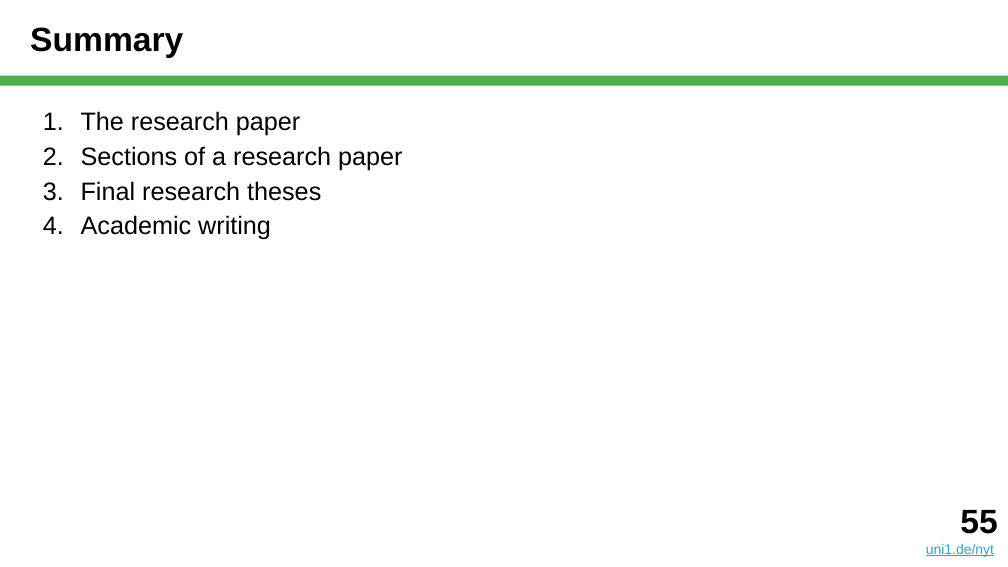
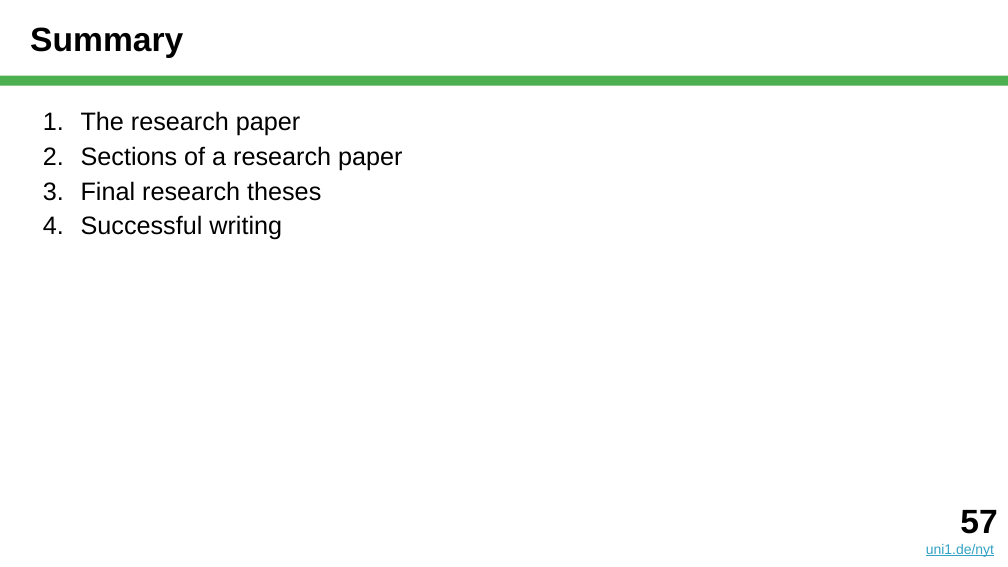
Before and after one commit to dirkriehle/nyt-course, a slide deck: slide 57 of Lecture slides/NYT E01 - Scientific Writing.pptx (slide 55 before the commit). Drawn at 1008x567 pixels with LibreOffice and Linux fonts; fonts in the diff are those of the drawing. Boxes give left, top, right and bottom in pixels: in the first picture for what was removed or moved away, otherwise in the second. Text is boxed around its words. In the diff, an @@ line names an element or a change of style, - is before the commit and + after.

```diff
--- a/Lecture slides/NYT E01 - Scientific Writing.pptx
+++ b/Lecture slides/NYT E01 - Scientific Writing.pptx
@@ text at <box>81,215,282,240</box>: text changed @@
-4. Academic writing
+4. Successful writing
@@ text at <box>960,510,997,534</box>: text changed @@
-55
+57
```
Also in this commit, not shown: 4 other slides changed, 2 slides added, 3 other files.
